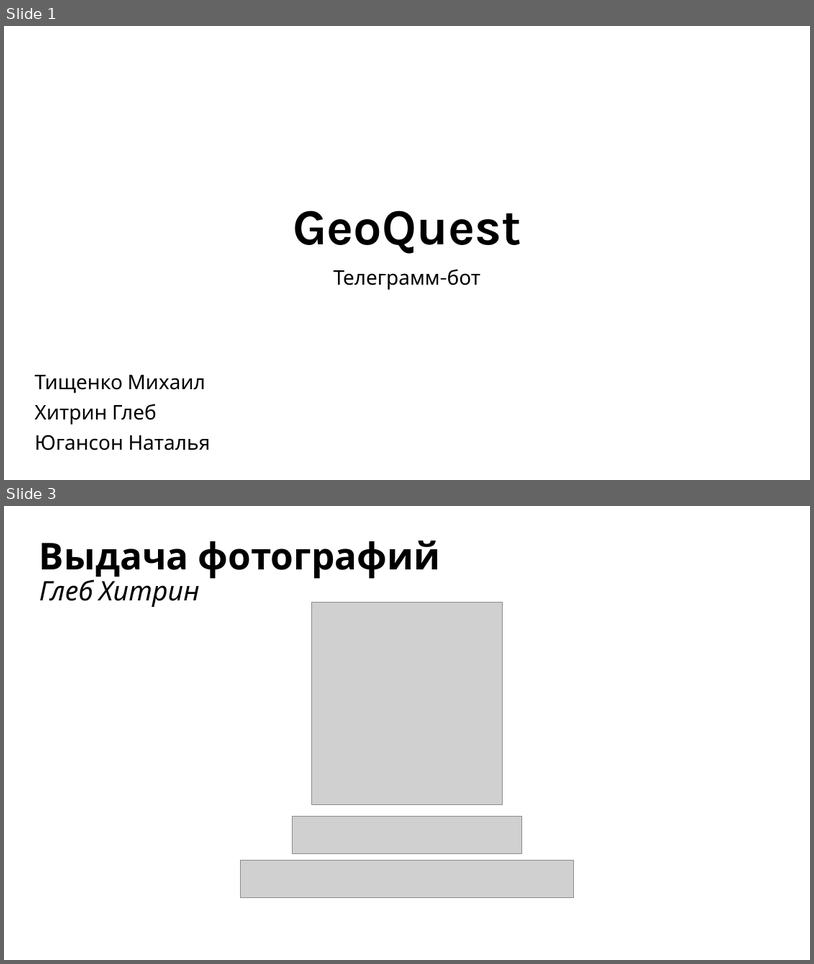
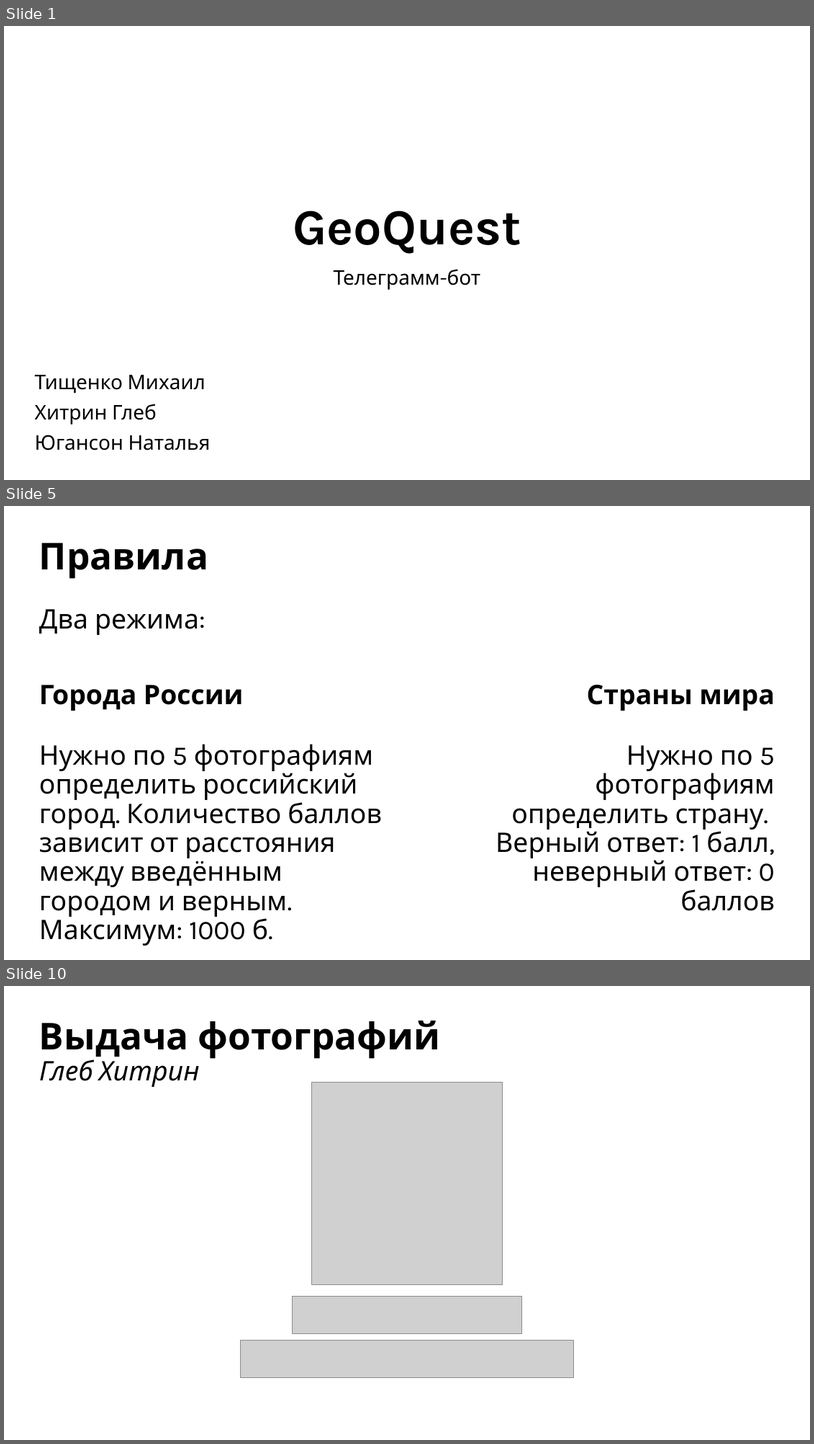
Before and after one commit to yugansonchik/GeoQuest, a slide deck: Презентация GeoQuest.pptx. Shown one above the other, each under a label of ours: slides 1 and 3 before the commit, slides 1, 5 and 10 after it; the slides between them are not shown. The pictures are 814x964 and 814x1444 pixels, drawn with LibreOffice and Linux fonts; fonts in the diff are those of the drawing; grey boxes stand for pictures. Boxes give left, top, right and bottom in pixels: in the first picture for what was removed or moved away, otherwise in the second. Text is boxed around its words. In the diff, an @@ line names an element or a change of style, - is before the commit and + after.

```diff
--- a/Презентация GeoQuest.pptx
+++ b/Презентация GeoQuest.pptx
@@ slide 5 added at (4, 506, 810, 960), background #FFFFFF @@
@@ title added at (39, 543, 208, 579), 44 pt, text #000000, bold @@
+Правила
@@ text added at (39, 609, 199, 635), 32 pt, text #000000 @@
+Два режима:
@@ text added at (39, 685, 244, 710), 32 pt, text #000000, bold @@
+Города России
@@ text added at (587, 685, 775, 710), 32 pt, text #000000, bold @@
+Страны мира
@@ text added at (39, 744, 382, 945), 32 pt, text #000000 @@
+Нужно по 5 фотографиям определить российский город. Количество баллов зависит от расстояния между введённым городом и верным. Максимум: 1000 б.
@@ text added at (496, 745, 775, 911), 32 pt, text #000000 @@
+Нужно по 5 фотографиям определить страну.
+Верный ответ: 1 балл, неверный ответ: 0 баллов
@@ what was slide 3 is now slide 10 @@
```
Also in this commit, not shown: 10 slides changed, 11 other slides added.
